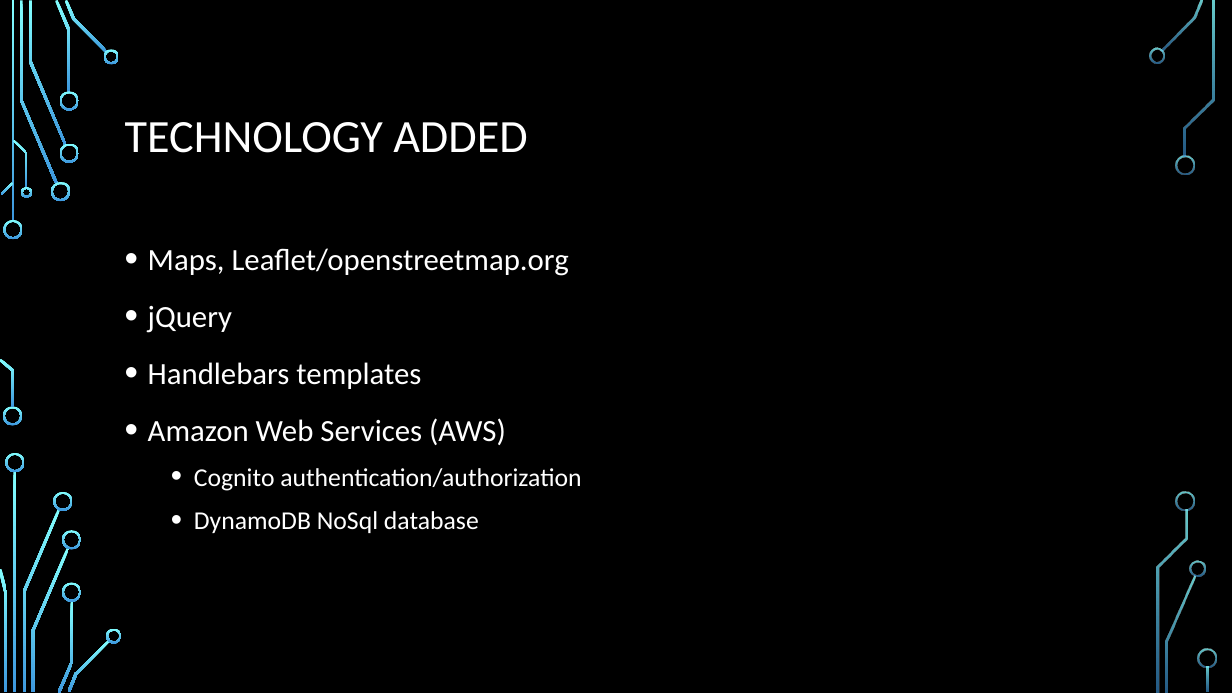
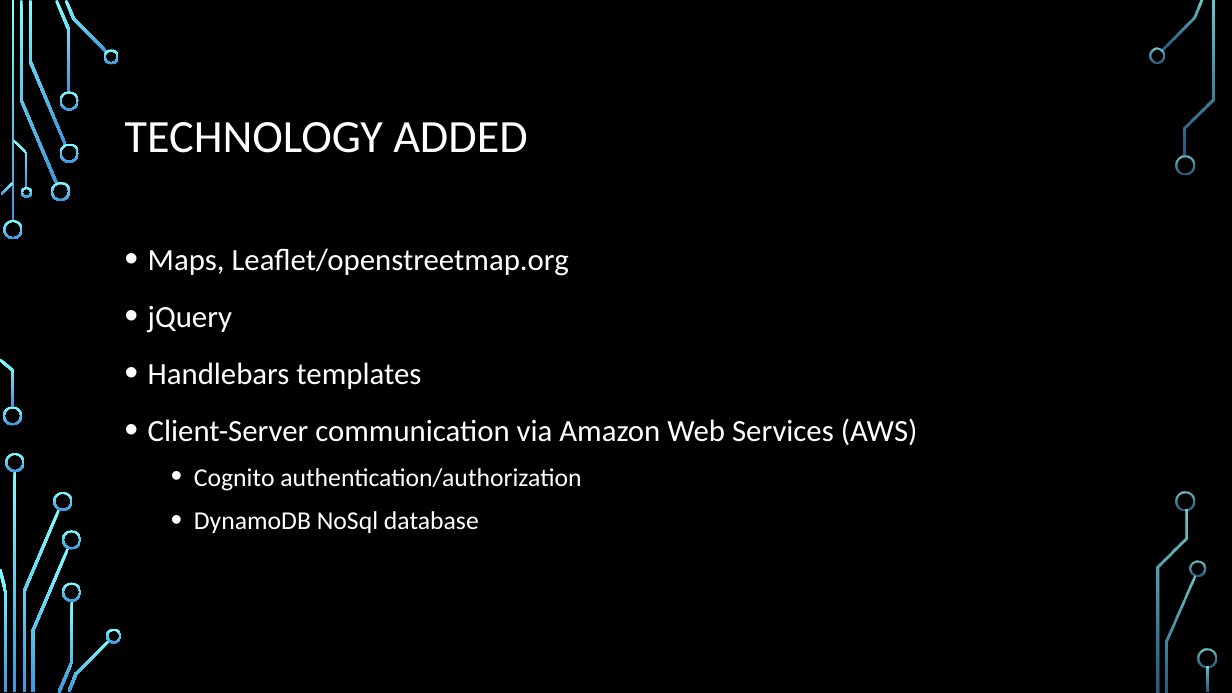
Before and after one commit to brskl/HTML5_300, a slide deck: slide 3 of HTML5-300B presentation.pptx. Drawn at 1232x693 pixels with LibreOffice and Linux fonts; fonts in the diff are those of the drawing; background and template pictures are left out. Boxes give left, top, right and bottom in pixels: in the first picture for what was removed or moved away, otherwise in the second. Text is boxed around its words. In the diff, an @@ line names an element or a change of style, - is before the commit and + after.

Commit message:
minor text changes

```diff
--- a/HTML5-300B presentation.pptx
+++ b/HTML5-300B presentation.pptx
@@ text at [148, 418, 918, 445]: text changed @@
-• Amazon Web Services (AWS)
+• Client-Server communication via Amazon Web Services (AWS)
```
Also in this commit, not shown: 1 other slide changed.
